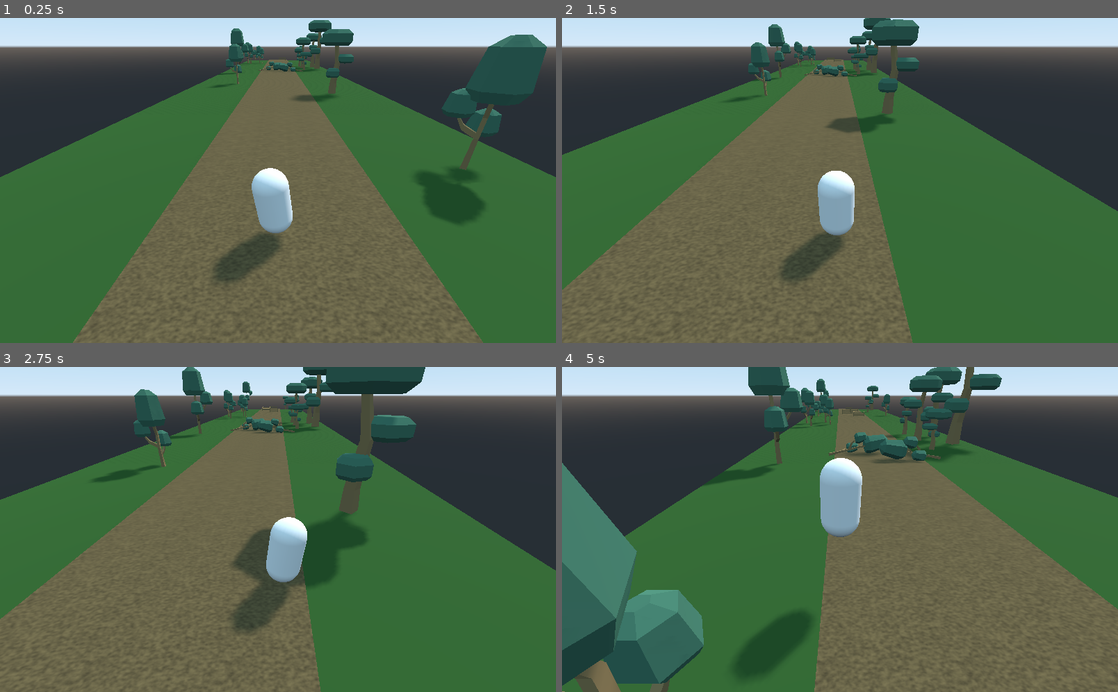
Above: before the commit, frames 1-4 (two rows, left to right).
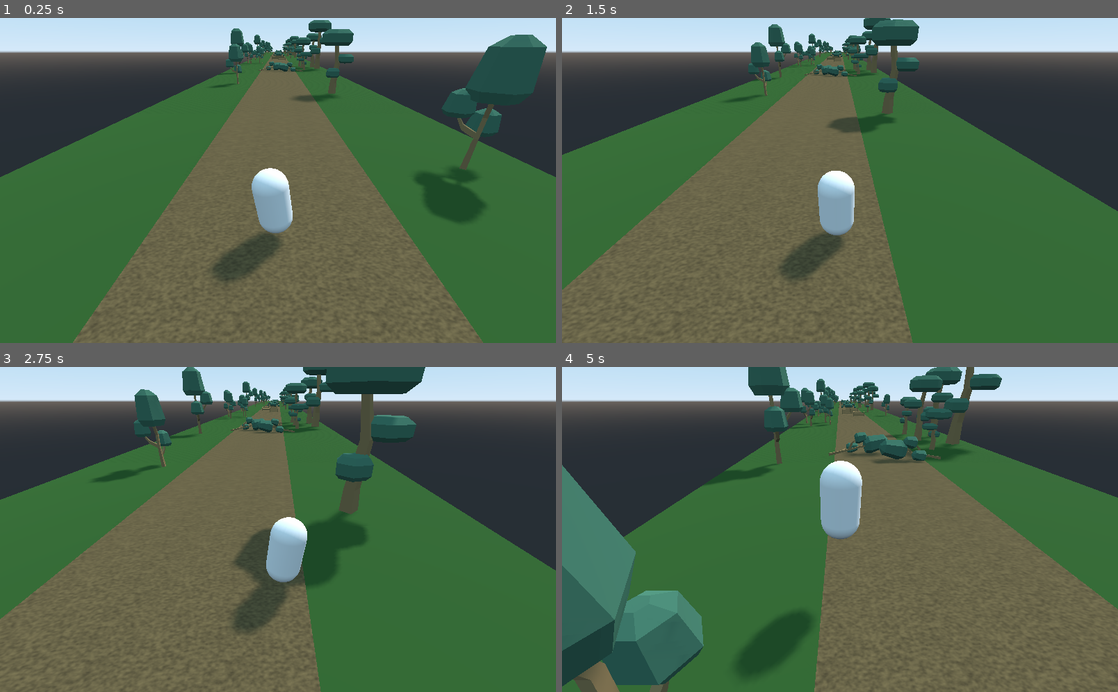
Above: after the commit, the same moments.

Repository: SPuntte/aitajuoksu-training
Game: Godot game, scene res://Main.tscn
The game is run twice, just before and just after one commit, with the same random seed, the same clock (stepped at 60 frames per second) and the same inputs.
Inputs:
- Up to frame 1 (0.25 s): no input
- Up to frame 2 (1.5 s): hold Right (move_right) 0.53-1.28 s; tap Space (jump) at 0.77 s; hold Left (move_left) from 1.28 s (still down)
- Up to frame 3 (2.75 s): tap Space (jump) at 1.52 s; release Left (move_left) at 2.03 s; hold Right (move_right) from 2.03 s (still down)
- Up to frame 4 (5 s): tap Space (jump) at 3.02, 3.77, 4.52 s; release Right (move_right) at 3.53 s; hold Left (move_left) from 3.53 s (still down)

The runs differ from the first frame. In frame 1, 1.9% of the frame differs, in the area x 0-100%, y 5-90%; in frame 2, 2.1%; in frame 3, 2.0%; in frame 4, 2.6%, in the area x 0-100%, y 0-100%.

Commit message:
Adjust camera clipping planes & match road with horizon

Diff:
--- a/Main.tscn
+++ b/Main.tscn
@@ -5,6 +5,7 @@
 [ext_resource path="res://Main.gd" type="Script" id=3]
 
 [node name="Main" type="Spatial"]
+transform = Transform( 1, 0, 0, 0, 0.999848, -0.0174524, 0, 0.0174524, 0.999848, 0, 0, 0 )
 script = ExtResource( 3 )
 
 [node name="RoadStart" parent="." instance=ExtResource( 2 )]
@@ -22,3 +23,5 @@
 
 [node name="Camera" type="Camera" parent="CameraPivot"]
 transform = Transform( 1, 0, 0, 0, 0.866025, 0.5, 0, -0.5, 0.866025, 0, 5, 5.19615 )
+near = 0.5
+far = 250.0
